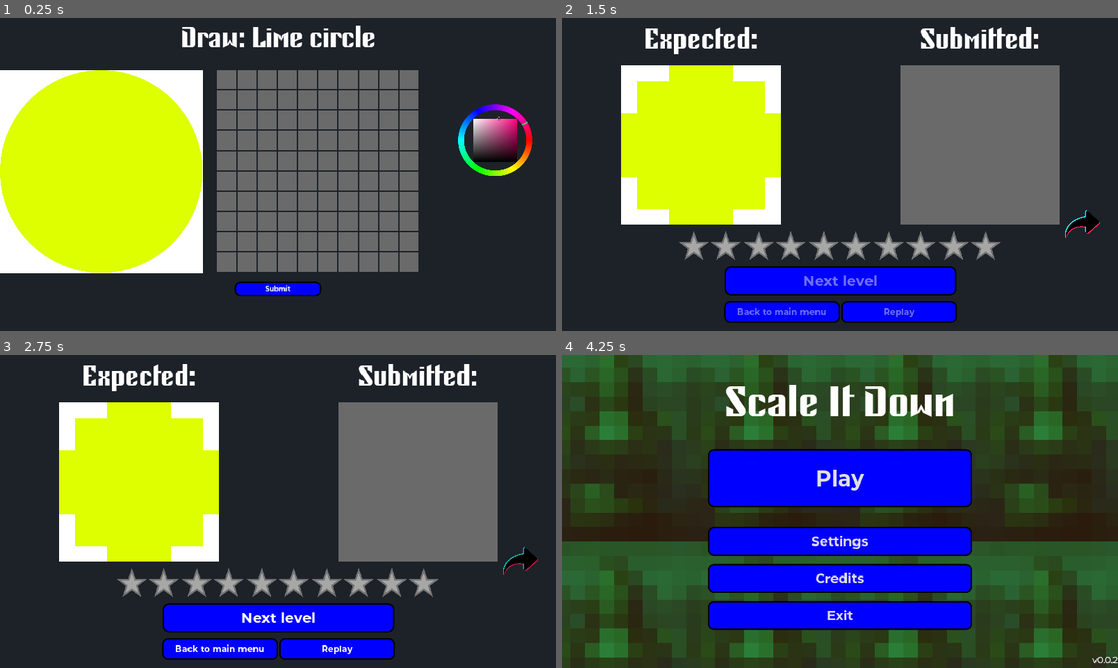
Above: before the commit, frames 1-4 (two rows, left to right).
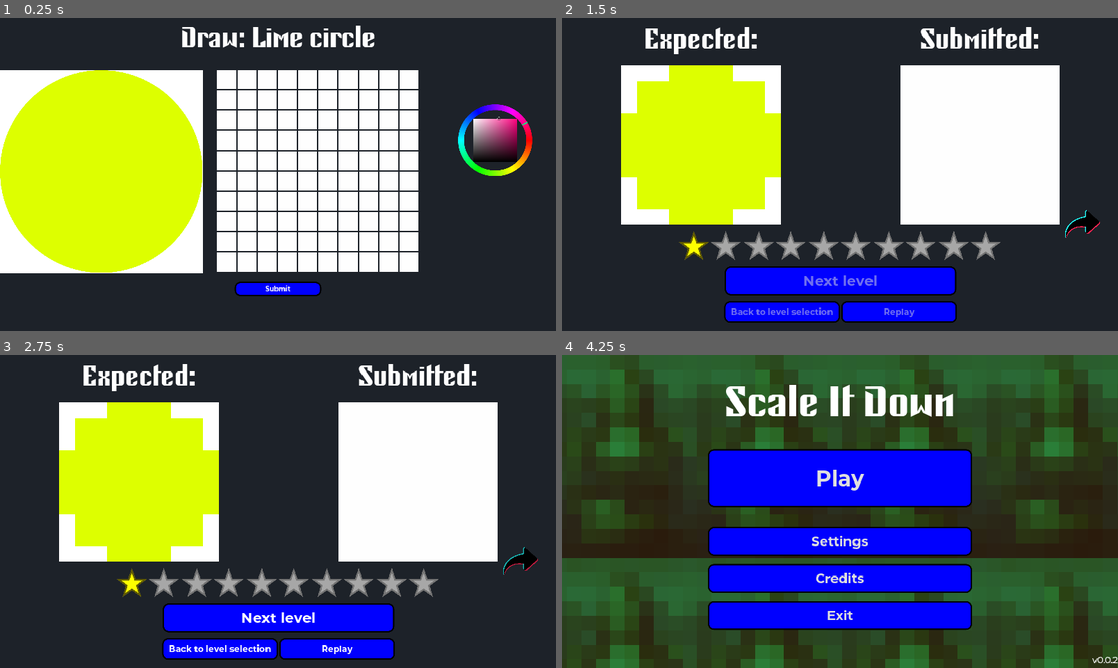
Above: after the commit, the same moments.

Repository: jynus/gmtk24
Game: Godot game, scene res://levels/00drawings/level01.tscn
Two runs of this game, one before a commit and one after it. Both use one fixed random seed, a clock stepped at 60 frames per second and the inputs below. This scene is started directly instead of the project's main scene. Sound files missing from this copy of the repository are replaced by a short silence.
Inputs (mouse positions are in pixels of both pictures, inside the frame that each line leads up to):
- Up to frame 1 (0.25 s): no input
- Up to frame 2 (1.5 s): click "Submit" at 0.5 s; click "Submit" at 1.25 s
- Up to frame 3 (2.75 s): click (522, 561) at 2 s
- Up to frame 4 (4.25 s): click "Back to main menu" (after the commit: "Back to level selection") at 2.75 s; click (840, 642) at 3.5 s, where only the run after the commit has a clickable "Back to main menu"

The runs differ from the first frame. In frame 1, 21% of the frame differs, in the area x 39-76%, y 16-82%; in frame 2, 15%; in frame 3, 15%; in frame 4, 19%.

Commit message:
Change level complete link and tune star awarded algorithm

Diff:
--- a/godot_project/scene_objects/level_complete.tscn
+++ b/godot_project/scene_objects/level_complete.tscn
@@ -112,7 +112,7 @@
 layout_mode = 2
 theme_override_font_sizes/font_size = 30
 disabled = true
-text = "Back to main menu"
+text = "Back to level selection"
 
 [node name="replayButton" parent="background/VBoxContainer/HBoxContainer" instance=ExtResource("3_1njab")]
 unique_name_in_owner = true
--- a/godot_project/scripts/game.gd
+++ b/godot_project/scripts/game.gd
@@ -10,7 +10,7 @@
 @export var subject: String
 @export var grid_size : Vector2i = Vector2i(1, 1)
 @export var pixel_separation : int = 3
-@export var default_grid_color : Color = Color("#6a6a6a")
+@export var default_grid_color : Color = Color("#fefefe")
 @export var original_drawing : Texture2D
 @export var expected_result : Texture2D
 
@@ -166,19 +166,19 @@
 func grade_image(img_expected: Image, img_submitted: Image):
 	var difference: float = image_difference(img_expected, img_submitted)
 
-	if difference >= 100000:
+	if difference >= 110000:
 		return 0
+	elif difference >= 95000:
+		return 1
 	elif difference >= 80000:
-		return 1
-	elif difference >= 60000:
 		return 2
-	elif difference >= 35000:
+	elif difference >= 50000:
 		return 3
-	elif difference >= 25000:
+	elif difference >= 30000:
 		return 5
+	elif difference >= 20000:
+		return 6
 	elif difference >= 15000:
-		return 6
-	elif difference >= 10000:
 		return 7
 	elif difference >= 5000:
 		return 8
--- a/godot_project/scripts/level_complete.gd
+++ b/godot_project/scripts/level_complete.gd
@@ -45,7 +45,7 @@
 
 func return_to_main_menu():
 	Fx.click.play()
-	get_tree().change_scene_to_file("res://scenes/main_menu.tscn")
+	get_tree().change_scene_to_file("res://scenes/level_select.tscn")
 
 func reload_current_level():
 	Fx.click.play()
